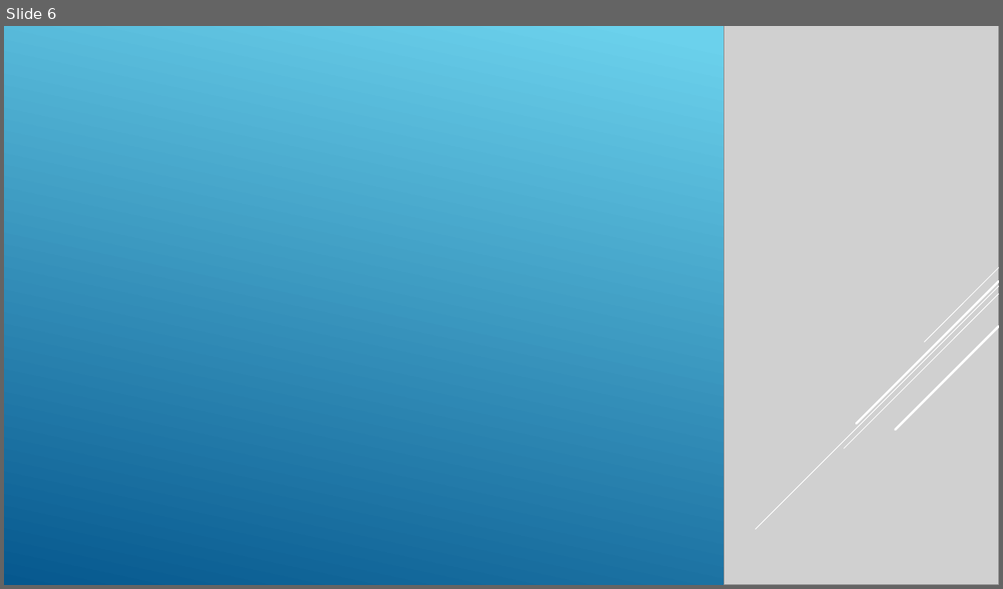
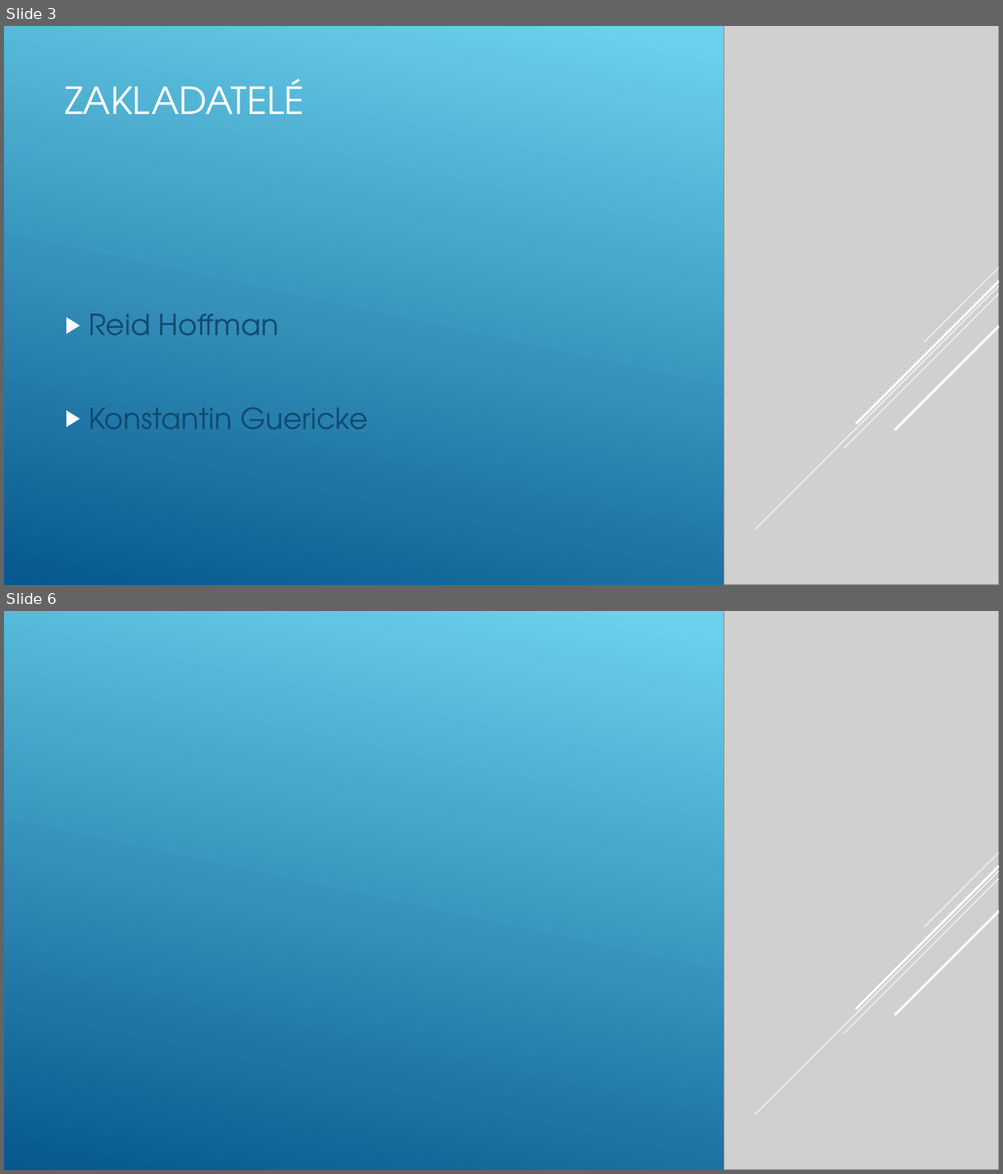
Before and after one commit to Jelenos69/I11-prezentace-Jel-nek, a slide deck: Jelinek.pptx. Shown one above the other, each under a label of ours: slide 6 before the commit, slides 3 and 6 after it; the slides between them are not shown. The pictures are 1003x589 and 1003x1174 pixels, drawn with LibreOffice and Linux fonts; fonts in the diff are those of the drawing; grey boxes stand for pictures. Boxes give left, top, right and bottom in pixels: in the first picture for what was removed or moved away, otherwise in the second. Text is boxed around its words. In the diff, an @@ line names an element or a change of style, - is before the commit and + after.

```diff
--- a/Jelinek.pptx
+++ b/Jelinek.pptx
@@ slide 3 added at bbox=[4, 26, 999, 585], background gradient #6ED2EB to #06588E @@
@@ picture added at bbox=[724, 26, 999, 585] @@
@@ title added at bbox=[65, 79, 304, 114], 36 pt, text #FFFFFF @@
+ZAKLADATELÉ
@@ text added at bbox=[88, 314, 367, 429], 28 pt, text #0F496F @@
+▶ Reid Hoffman
+▶ Konstantin Guericke
@@ group added at bbox=[755, 268, 999, 530]: 5 lines @@
```
Also in this commit, not shown: 2 slides changed, 4 other slides added, 5 slides removed.
